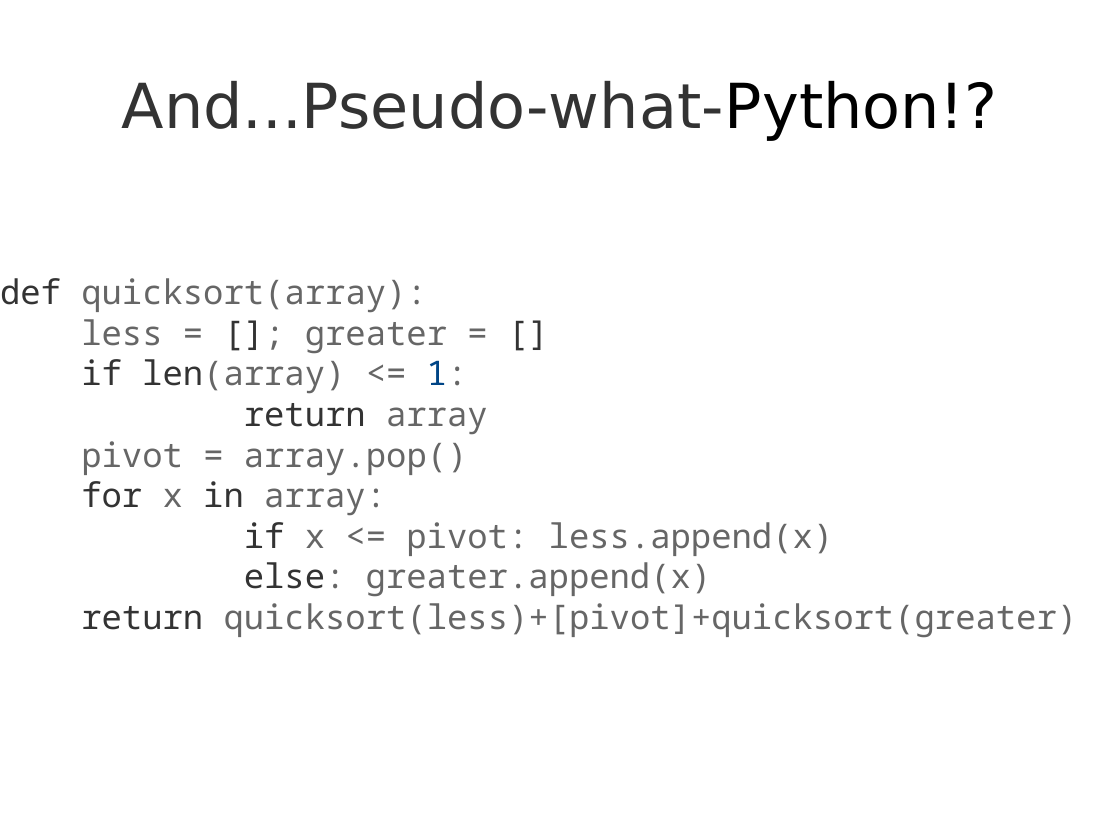
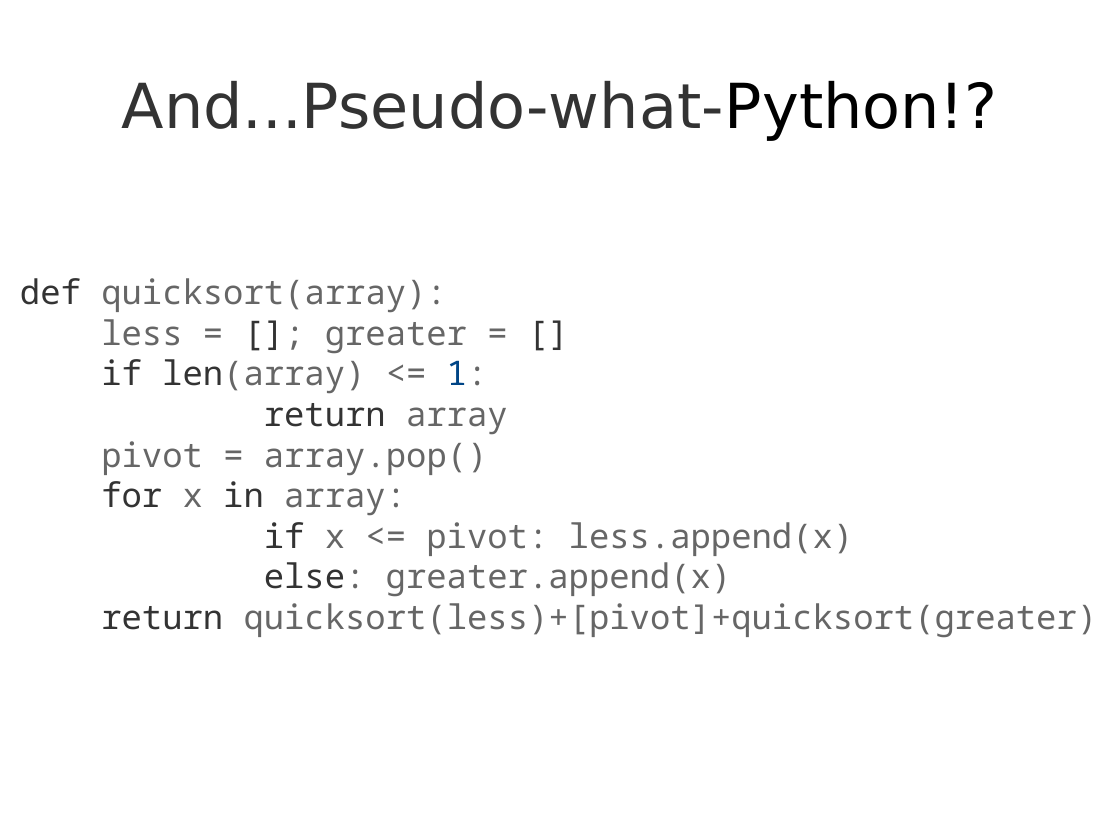
Before and after one commit to theonewolf/15-441-Recitation-Sessions, a slide deck: slide 6 of recitation4/src/recitation4.odp. Drawn at 1120x840 pixels with LibreOffice and Linux fonts; fonts in the diff are those of the drawing. Boxes give left, top, right and bottom in pixels: in the first picture for what was removed or moved away, otherwise in the second. Text is boxed around its words. In the diff, an @@ line names an element or a change of style, - is before the commit and + after.

```diff
--- a/recitation4/src/recitation4.odp
+++ b/recitation4/src/recitation4.odp
@@ subtitle "def quicksort(array):": place and size @@
-subtitle "def quicksort(array):" at [0,278,1078,638]
+subtitle "def quicksort(array):" at [20,278,1098,638]
```
Also in this commit, not shown: 12 other slides changed, 30 slides added, 10 slides removed, 4 other files.
